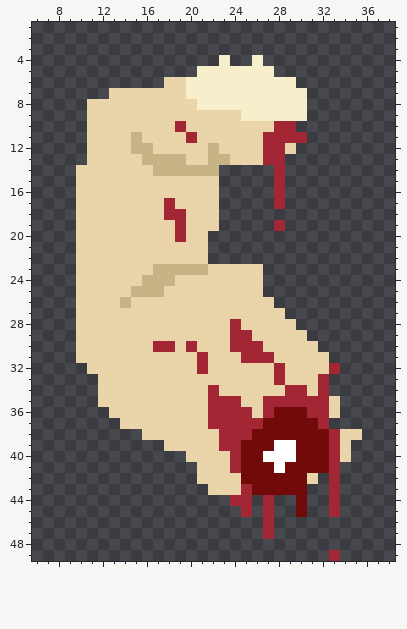
A pixel-art sprite gets an edit: Assets/Trigger Finger.png. Above: the version before the commit.
The file is 50x50 pixels. Shown: x 6..38, y 1..49.
Now the later version:
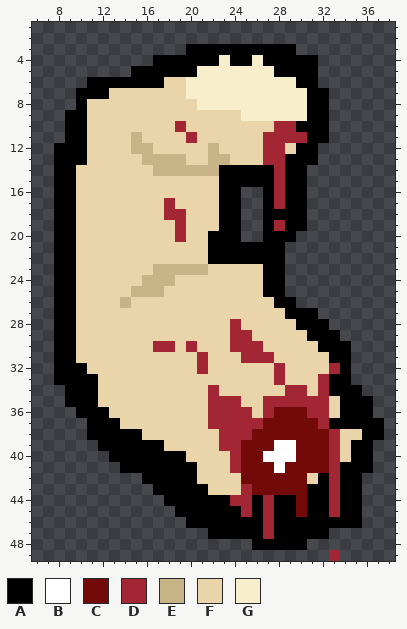
Palette (. is transparent): A #000000  B #ffffff  C #720a0a  D #a22633  E #c6b487  F #ead4aa  G #f7efcb
Changes in this commit:
The author put colour A in row 3 at x 20 to 29; in row 4 at x 17 to 22, 24 to 25 and 27 to 31; in row 5 at x 15 to 20 and 28 to 31; in row 6 at x 11 to 17 and 30 to 31; in row 7 at x 10 to 12 and 31 to 32; in row 8 at x 10 and 31 to 32.
The author put colour A in row 9 at x 9 to 10 and 31 to 32; in row 10 at x 9 to 10 and 30 to 32; in row 11 at x 9 to 10 and 31 to 32; in row 12 at x 8 to 10 and 30 to 31; in row 13 at x 8 to 10 and 29 to 31; in rows 14 to 15 at x 8 to 9, 23 to 27 and 29 to 30.
The author put colour A in rows 16 to 17 at x 8 to 9, 23 to 24, 27 and 29 to 30; in row 18 at x 8 to 9, 23 to 24 and 27 to 30; in row 19 at x 8 to 9, 23 to 24, 27 and 29 to 30; in row 20 at x 8 to 9, 22 to 24 and 27 to 29; in rows 21 to 22 at x 8 to 9 and 22 to 28; in rows 23 to 25 at x 8 to 9 and 27 to 28.
The author put colour A in row 26 at x 8 to 9 and 28 to 29; in row 27 at x 8 to 9 and 29 to 31; in row 28 at x 8 to 9 and 30 to 32; in row 29 at x 8 to 9 and 31 to 33; in row 30 at x 8 to 9 and 32 to 34; in row 31 at x 8 to 9 and 33 to 34.
The author put colour A in row 32 at x 8 to 10 and 34; in row 33 at x 8 to 11 and 33 to 34; in row 34 at x 9 to 11 and 33 to 35; in row 35 at x 9 to 11 and 34 to 36; in row 36 at x 10 to 12 and 34 to 36; in row 37 at x 11 to 13 and 33 to 37.
The author put colour A in row 38 at x 11 to 15 and 36 to 37; in row 39 at x 12 to 17 and 35 to 36; in row 40 at x 13 to 19 and 35 to 36; in row 41 at x 14 to 20 and 34 to 36; in row 42 at x 16 to 20, 32 and 34 to 35; in row 43 at x 17 to 21, 31 to 32 and 34 to 35.
The author put colour A in row 44 at x 18 to 23, 26, 28 to 29, 31 to 32 and 34 to 35; in row 45 at x 19 to 24, 26, 28 to 29, 31 to 32 and 34 to 35; in row 46 at x 20 to 26 and 28 to 35; in row 47 at x 22 to 26 and 28 to 32; in row 48 at x 26 to 30.
